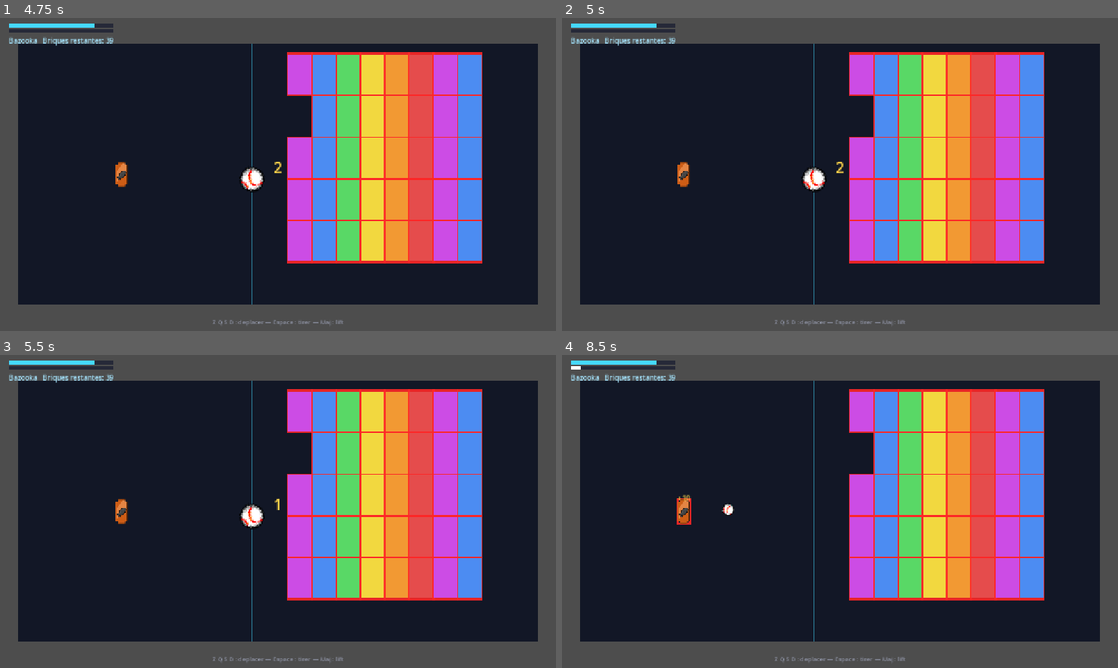
Above: before the commit, frames 1-4 (two rows, left to right).
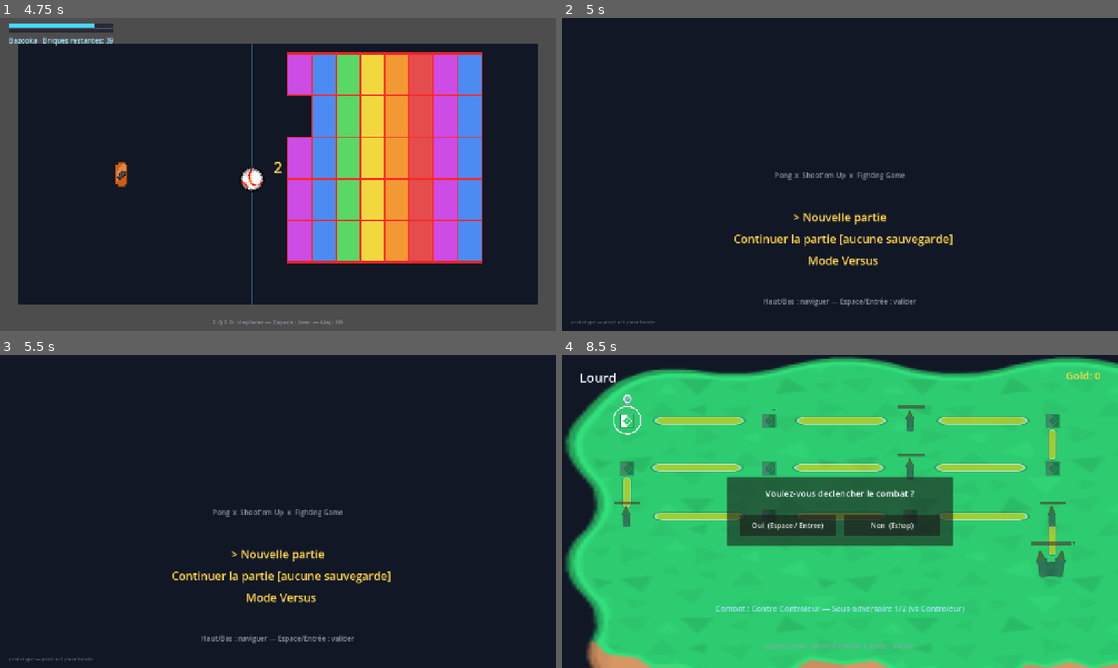
Above: after the commit, the same moments.

Repository: Shakkam/seek_destroy_reflect
Game: Godot game, scene res://scenes/TitleScreen.tscn
The game is run twice, just before and just after one commit, with the same random seed, the same clock (stepped at 60 frames per second) and the same inputs.
Inputs (mouse positions are in pixels of both pictures, inside the frame that each line leads up to):
- Up to frame 1 (4.75 s): tap Enter at 0.5, 4.25 s; move the mouse to (400, 158) at 0.52 s; hold Right 0.53-1.25 s; hold E 0.53-1.25 s; click (400, 158) at 0.67 s; tap Space at 0.77, 3.5, 4.52 s; click "Oui (Espace / Entree)" at 1.25 s; drag from (166, 190) to (250, 237) at 2.02 s; move the mouse to (333, 105) at 2.77 s; hold Right 2.78-3.5 s; hold Enter 2.78-3.5 s; tap E at 3.05 s; drag from (250, 237) to (111, 127) at 3.52 s; move the mouse to (444, 221) at 4.27 s; hold Left from 4.28 s (still down); hold E from 4.28 s (still down); tap Tab at 4.35 s
- Up to frame 2 (5 s): keep holding Left; keep holding E; tap Escape at 4.9 s
- Up to frame 3 (5.5 s): release Left at 5 s; release E at 5 s; drag from (111, 464) to (194, 433) at 5.02 s
- Up to frame 4 (8.5 s): tap Space at 5.75, 7.52 s; move the mouse to (867, 511) at 5.77 s; hold Down 5.78-6.5 s; hold M 5.78-6.5 s; click (867, 511) at 5.92 s; tap E at 6.05 s; drag from (756, 433) to (728, 527) at 6.52 s; move the mouse to (962, 495) at 7.27 s; hold Up 7.28-8 s; hold E 7.28-8 s; drag from (728, 527) to (812, 574) at 8.02 s

Frame 1 is identical in both runs. In frame 2, 47% of the frame differs, in the area x 0-100%, y 0-100%; in frame 3, 47%; in frame 4, 99%.

Commit message:
Fix: Breakout brick pass-through + Escape-to-menu in all 3 fight screens
Retour de Ben (playtest) :

- Breakout: la balle traversait les briques apres la premiere collision.
  _resolve_turrets() bloquait tout nouveau rebond sur le meme owner_side
  pour eviter qu'une vraie partie ping-pong indefiniment sur ses propres
  tourelles/vaisseau — mais TOUTES les briques partagent owner_side=1, donc
  ce garde-fou bloquait la balle des le premier rebond. Nouveau flag
  BallNode.ignore_side_block_for_turrets, active uniquement en Breakout.
  Verifie avec un test direct : deux briques distinctes, meme owner_side,
  les deux prennent des degats sur des rebonds separes (le bug reproduit
  bien sans le flag, disparait avec).

- Echap ne fonctionnait dans aucun des 3 ecrans de combat (MatchArena,
  Breakout, SpaceInvaders) — chaque autre ecran du jeu traite deja Echap
  comme retour a l'ecran titre, celui-ci etait le seul sans issue de
  secours en cas de combat qui tourne mal. Meme nettoyage que sur une
  vraie victoire/defaite (CampaignContext.return_to_map()), aucune case
  n'est marquee resolue en abandonnant.

Suite de regression complete verte (smoke_test, breakout_check,
space_invaders_check, campaign_setup_check, new_campaign_boot_check,
reward_reveal_check, passive_reward_check).

Co-Authored-By: Claude Sonnet 5 <noreply@anthropic.com>

Diff:
--- a/godot_project/nodes/ball_node.gd
+++ b/godot_project/nodes/ball_node.gd
@@ -30,6 +30,18 @@
 # per rally than a normal 2-ship exchange ever does. 1.0 (default)
 # everywhere else — a real match keeps its normal per-return escalation.
 var speed_increment_multiplier := 1.0
+
+# Bug report (Ben's playtest via Camil, 2026-08-31: "ma balle traversait
+# les briques apres la premiere collision, hors ce qui est marrant avec un
+# casse brique c'est de faire des combos de plusieurs briques") —
+# _blocked_side in _resolve_turrets() exists so a real match's ball can't
+# ping-pong forever off turrets on the side it just came from. But EVERY
+# brick shares owner_side 1 (see breakout_node.gd), so that same guard was
+# blocking the ball from ever hitting a SECOND brick in the same rally —
+# it looked like passing straight through the whole field. Breakout wants
+# the opposite: bounce off as many bricks as the ball's path actually
+# crosses. false (default) everywhere else — a real match keeps the guard.
+var ignore_side_block_for_turrets := false
 
 ## 2026-08-15 (Camil): "il faut bien viser la prochaine case vide" — the
 ## gauge-fill effect's yellow ball needs to aim at the real next-empty
@@ -327,7 +339,7 @@
 		if not (child is TurretNode):
 			continue
 		var turret: TurretNode = child
-		if turret.owner_side == _blocked_side:
+		if turret.owner_side == _blocked_side and not ignore_side_block_for_turrets:
 			continue
 		if _turret_rect(turret).has_point(state.position):
 			var outgoing_side := 1 if turret.owner_side == 0 else -1
--- a/godot_project/nodes/breakout_node.gd
+++ b/godot_project/nodes/breakout_node.gd
@@ -101,6 +101,7 @@
 var _enemy_spawn_timer := ENEMY_SPAWN_INTERVAL
 var _resolved := false
 var _cheat_win_prev := false
+var _escape_prev := false
 
 # 2026-08-18 (Camil: "quand on perd la balle faudrait un petit decompte
 # '3-2-1' et hop ca repart") — freezes ship_1/ball/enemy fire for a beat
@@ -160,6 +161,11 @@
 	# more bounces per rally (bricks, not just one paddle exchange) than
 	# the normal match this rate was tuned for.
 	ball.speed_increment_multiplier = 0.5
+	# Bug report (Ben's playtest via Camil, 2026-08-31: "ma balle traversait
+	# les briques apres la premiere collision") — see BallNode.
+	# ignore_side_block_for_turrets' own doc comment for why the match's
+	# normal same-side re-bounce guard has to be off here.
+	ball.ignore_side_block_for_turrets = true
 	ball.reset_to_center()
 	ball.ball_missed.connect(_on_ball_missed)
 
@@ -193,6 +199,18 @@
 			_bricks.append(brick)
 
 func _physics_process(delta: float) -> void:
+	# Bug report (Ben's playtest via Camil, 2026-08-31: "Faudrait pouvoir
+	# revenir au menu avec echap") — same fix as MatchArena's own
+	# _process_escape(): every OTHER screen already treats Echap as "go to
+	# TitleScreen", this mini-jeu was the odd one out with no way to bail
+	# out of a level going badly. Checked before the _resolved early-return
+	# so it still works right after clearing/losing the level too.
+	var escape_pressed := Input.is_physical_key_pressed(KEY_ESCAPE)
+	if escape_pressed and not _escape_prev:
+		CampaignContext.return_to_map()
+		get_tree().change_scene_to_file("res://scenes/TitleScreen.tscn")
+	_escape_prev = escape_pressed
+
 	if _resolved:
 		return
 
--- a/godot_project/nodes/match_arena_node.gd
+++ b/godot_project/nodes/match_arena_node.gd
@@ -63,6 +63,7 @@
 var match_state: MatchState = MatchState.new()
 var _round_active := true
 var _ai_toggle_prev := false
+var _escape_prev := false
 
 # 2026-08-16 UX audit (Sally): "Versus mode ends in a dead screen" — on a
 # non-campaign match end, the arena used to just sit on "Match termine..."
@@ -213,6 +214,7 @@
 
 	_process_ai_toggle()
 	_process_cheat_keys()
+	_process_escape()
 	_sync_twist_visuals()
 
 	if _post_match_choice_active:
@@ -1450,6 +1452,22 @@
 
 ## Story 1.12 — F1 toggles a basic AI opponent on/off for Ship2, so solo
 ## testing doesn't require editing the scene.
+## Bug report (Ben's playtest via Camil, 2026-08-31: "Faudrait pouvoir
+## revenir au menu avec echap") — every OTHER screen in the project already
+## treats Echap as "go to TitleScreen" (2026-08-18, "quand je fais Echap,
+## que ca revienne en arriere"), but MatchArena itself had no Escape
+## handling at all: once in a fight, there was no way out short of losing
+## or winning it. Abandoning mid-fight forfeits nothing campaign-side (no
+## resolved case is recorded) — CampaignContext.return_to_map() just clears
+## the transient debug/pending-encounter state, same cleanup a real
+## win/loss already does before leaving this scene.
+func _process_escape() -> void:
+	var pressed := Input.is_physical_key_pressed(KEY_ESCAPE)
+	if pressed and not _escape_prev:
+		CampaignContext.return_to_map()
+		get_tree().change_scene_to_file("res://scenes/TitleScreen.tscn")
+	_escape_prev = pressed
+
 func _process_ai_toggle() -> void:
 	# 2026-08-08 bug report: "si j'appuie sur F1 en mode campagne, l'IA se
 	# désactive" — this debug toggle (Story 1.12) exists so a solo dev can
--- a/godot_project/nodes/space_invaders_node.gd
+++ b/godot_project/nodes/space_invaders_node.gd
@@ -99,6 +99,7 @@
 var _bob_time := 0.0
 var _resolved := false
 var _cheat_win_prev := false
+var _escape_prev := false
 
 func _ready() -> void:
 	var character: CharacterData = CampaignContext.campaign.character if CampaignContext.campaign else null
@@ -161,6 +162,17 @@
 	_formation_total = _formation.size()
 
 func _physics_process(delta: float) -> void:
+	# Bug report (Ben's playtest via Camil, 2026-08-31: "Faudrait pouvoir
+	# revenir au menu avec echap") — same fix as MatchArena/Breakout's own
+	# escape handling: every OTHER screen already treats Echap as "go to
+	# TitleScreen". Checked before the _resolved early-return so it still
+	# works right after clearing/losing the level too.
+	var escape_pressed := Input.is_physical_key_pressed(KEY_ESCAPE)
+	if escape_pressed and not _escape_prev:
+		CampaignContext.return_to_map()
+		get_tree().change_scene_to_file("res://scenes/TitleScreen.tscn")
+	_escape_prev = escape_pressed
+
 	if _resolved:
 		return
 
